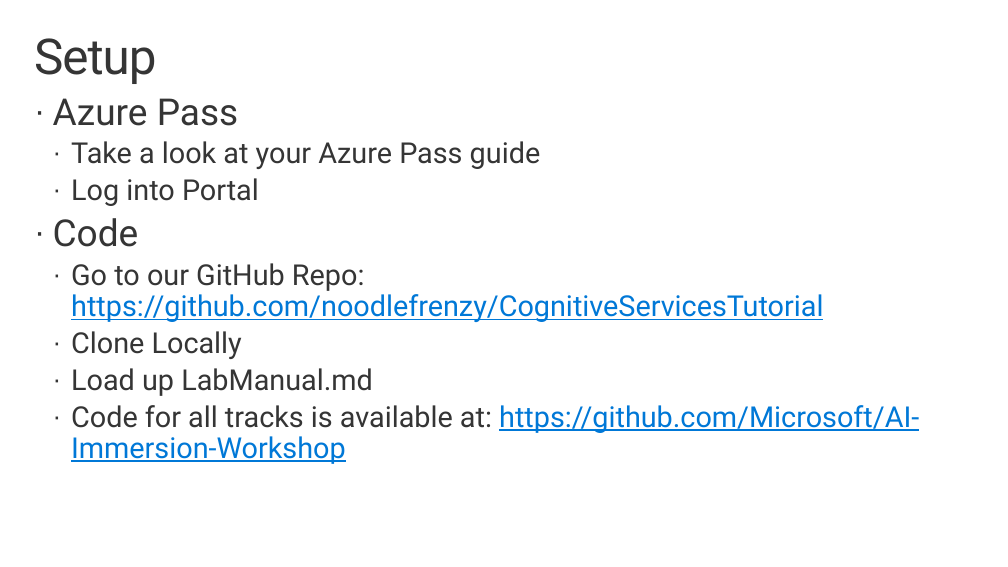
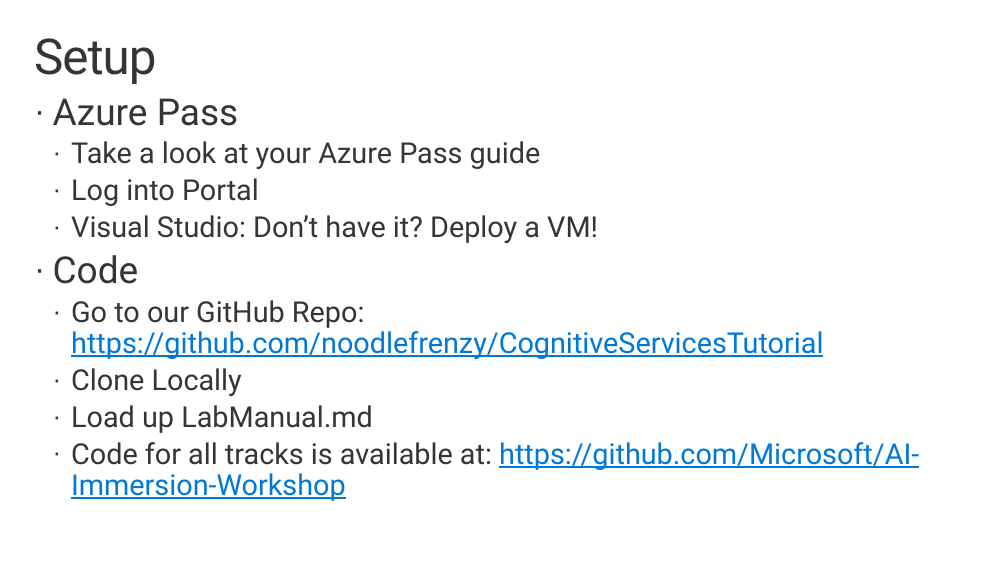
Before and after one commit to noodlefrenzy/CognitiveServicesTutorial, a slide deck: slide 7 of Presentations/AI Immersion - Phase 0 - Overview.pptx (slide 5 before the commit). Drawn at 1008x567 pixels with LibreOffice and Linux fonts; fonts in the diff are those of the drawing; background and template pictures are left out. Boxes give left, top, right and bottom in pixels: in the first picture for what was removed or moved away, otherwise in the second. Text is boxed around its words. In the diff, an @@ line names an element or a change of style, - is before the commit and + after.

```diff
--- a/Presentations/AI Immersion - Phase 0 - Overview.pptx
+++ b/Presentations/AI Immersion - Phase 0 - Overview.pptx
@@ text at box(71, 215, 598, 243): paragraph added @@
+  · Visual Studio: Don’t have it? Deploy a VM!
```
Also in this commit, not shown: 3 slides added, 1 slide removed, 5 other files.
